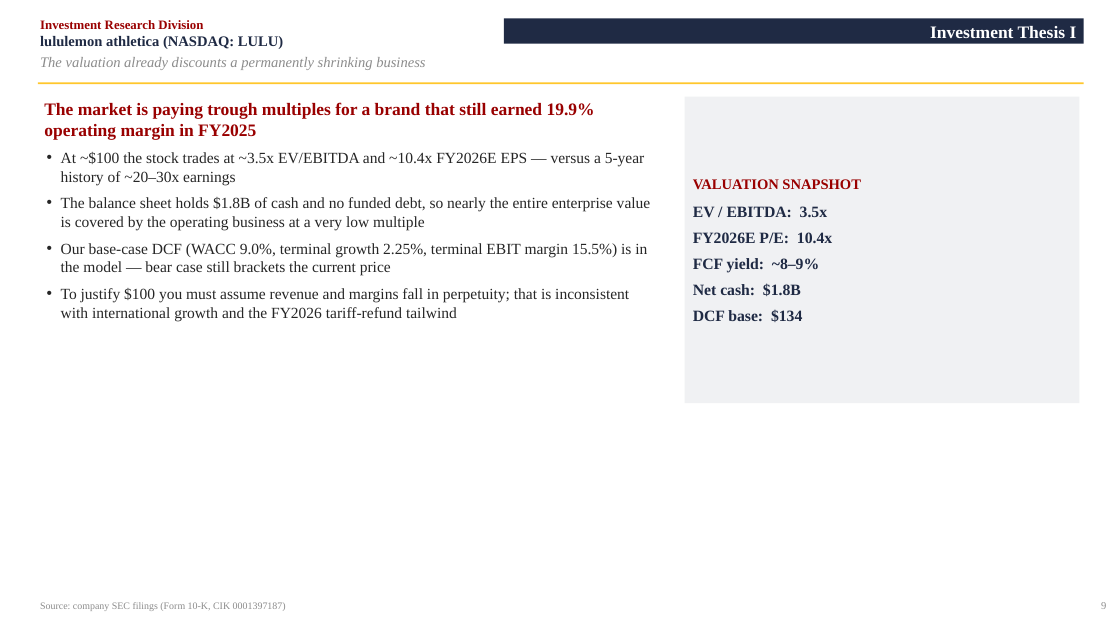
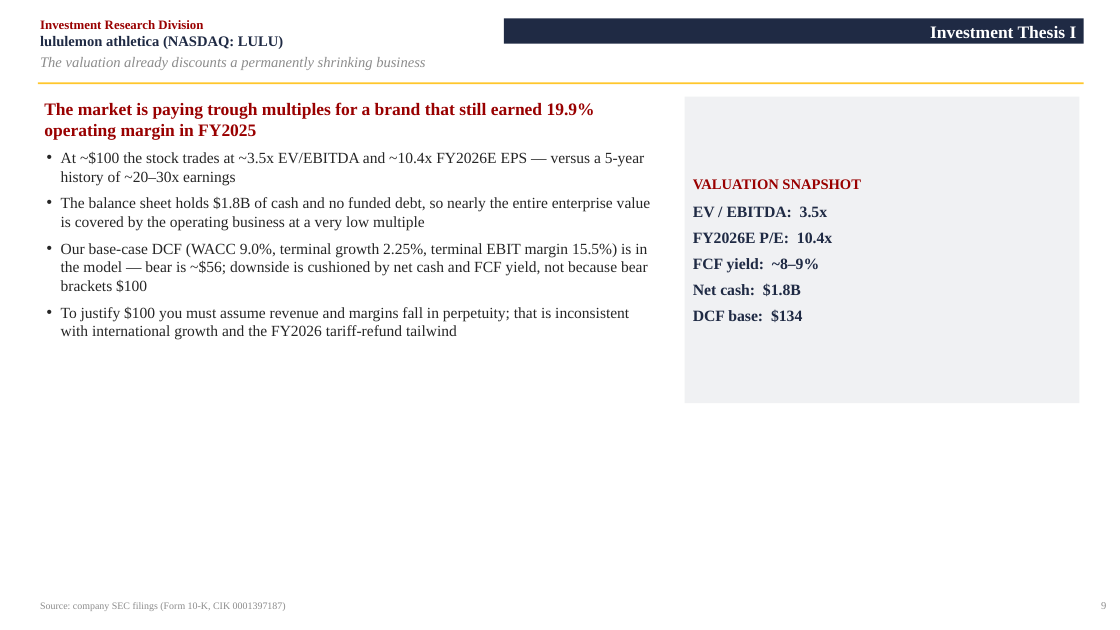
Before and after one commit to vengeanceaiUSC/RM, a slide deck: slide 10 of LULU/LULU_Investment_Pitch_Deck.pptx. Drawn at 1120x630 pixels with LibreOffice and Linux fonts; fonts in the diff are those of the drawing. Boxes give left, top, right and bottom in pixels: in the first picture for what was removed or moved away, otherwise in the second. Text is boxed around its words. In the diff, an @@ line names an element or a change of style, - is before the commit and + after.

```diff
--- a/LULU/LULU_Investment_Pitch_Deck.pptx
+++ b/LULU/LULU_Investment_Pitch_Deck.pptx
@@ text at box(61, 243, 648, 292): text changed @@
-• Our base-case DCF (WACC 9.0%, terminal growth 2.25%, terminal EBIT margin 15.5%) is in the model — bear case still brackets the current price
+• Our base-case DCF (WACC 9.0%, terminal growth 2.25%, terminal EBIT margin 15.5%) is in the model — bear is ~$56; downside is cushioned by net cash and FCF yield, not because bear brackets $100
```
Also in this commit, not shown: 3 other slides changed, 7 other files.
